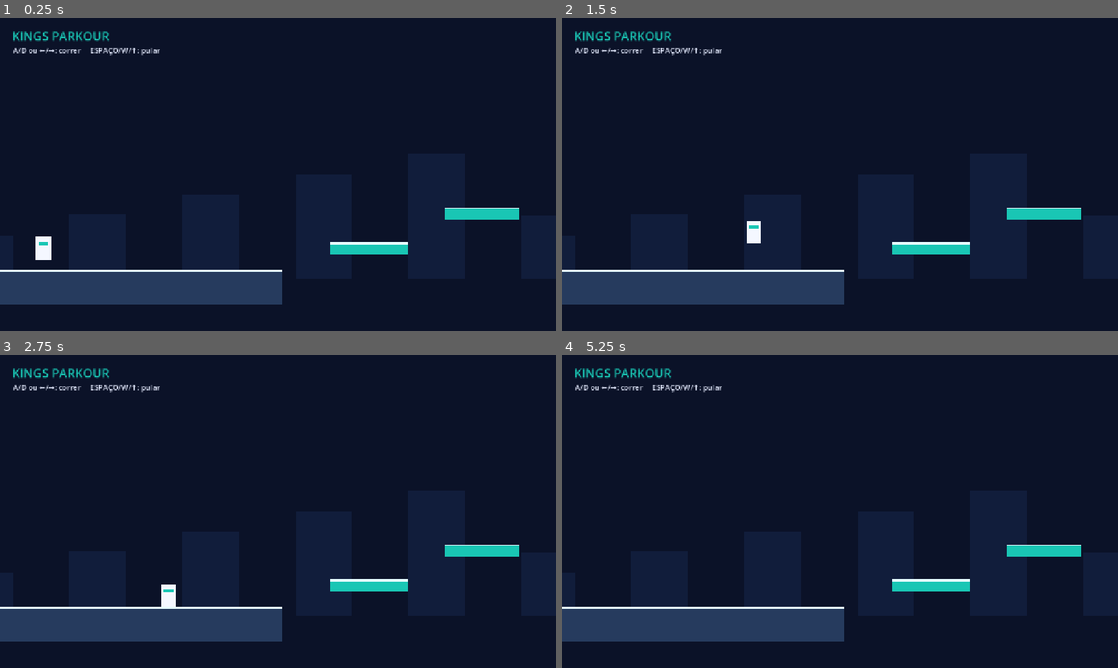
Above: before the commit, frames 1-4 (two rows, left to right).
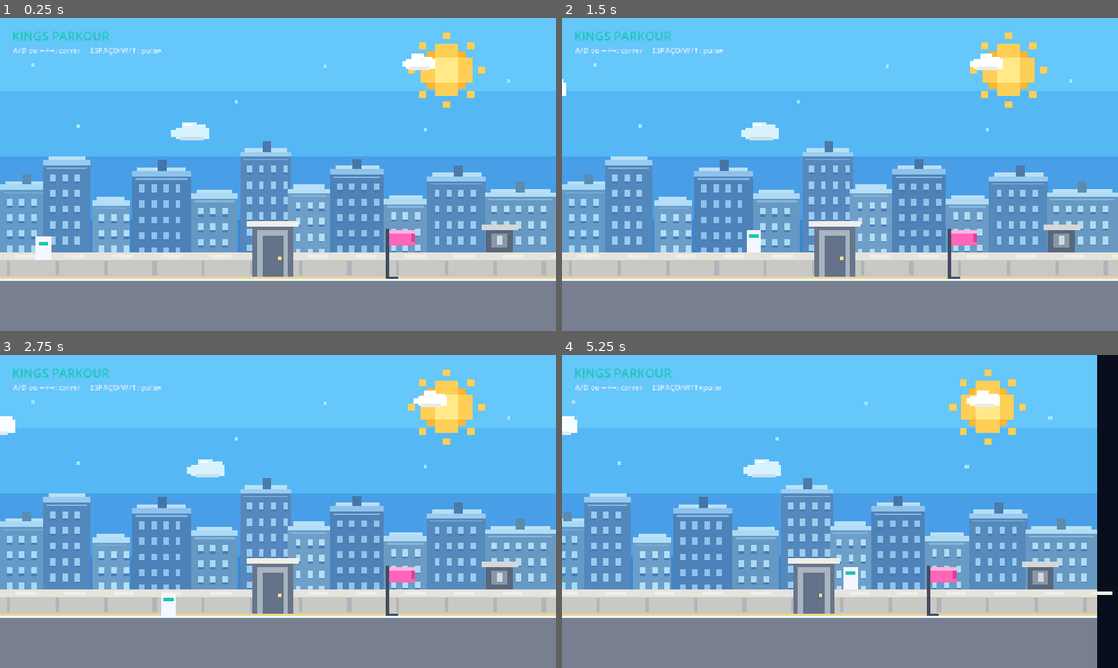
Above: after the commit, the same moments.

Repository: zamuuk13-sketch/MY-GAMES
Game: Godot game, scene res://Main.tscn
Same seed, same stepped clock (60 frames per second), same inputs: the game is played once before the commit and once after it.
Inputs:
- Up to frame 1 (0.25 s): no input
- Up to frame 2 (1.5 s): hold D (move_right) from 0.53 s (still down); tap Space (jump) at 0.77 s
- Up to frame 3 (2.75 s): tap Space (jump) at 1.52 s; release D (move_right) at 2.03 s; hold A (move_left) from 2.03 s (still down)
- Up to frame 4 (5.25 s): release A (move_left) at 2.78 s; hold D (move_right) 2.78-4.28 s; tap Space (jump) at 3.02, 3.77, 4.52 s; hold A (move_left) 4.28-5.03 s; hold D (move_right) from 5.03 s (still down)

The runs differ from the first frame. In frame 1, 100% of the frame differs, in the area x 0-100%, y 0-100%; in frame 2, 100%; in frame 3, 100%; in frame 4, 97%.

Commit message:
Use animated pixel-art rooftop as Kings Parkour starting level

Diff:
--- a/KINGS_PARKOUR/Main.gd
+++ b/KINGS_PARKOUR/Main.gd
@@ -8,7 +8,7 @@
 var player: CharacterBody2D
 var camera: Camera2D
 var status_label: Label
-var finish_x := 0.0
+var finish_x := 999999.0
 var respawn_point := Vector2(100, 480)
 
 func _ready() -> void:
@@ -18,37 +18,17 @@
 	_build_hud()
 
 func _build_background() -> void:
-	var bg := ColorRect.new()
-	bg.color = Color("#0b1228")
-	bg.position = Vector2(-2000, -1500)
-	bg.size = Vector2(9000, 3000)
-	bg.z_index = -100
-	add_child(bg)
-
-	# Decorative skyline in the distance.
-	for i in range(30):
-		var building := ColorRect.new()
-		var h := 100.0 + float((i * 47) % 190)
-		building.color = Color("#111d3b")
-		building.position = Vector2(i * 260.0 - 100.0, 600.0 - h)
-		building.size = Vector2(130.0, h)
-		building.z_index = -50
-		add_child(building)
+	# Detailed pixel-art rooftop scene; the artwork is authored at 320x180.
+	var rooftop := preload("res://rooftop_start.tscn").instantiate()
+	rooftop.scale = Vector2(4.0, 4.0)
+	rooftop.z_index = -20
+	add_child(rooftop)
 
 func _build_level() -> void:
-	_add_platform(Vector2(300, 620), Vector2(700, 80), Color("#263b5e"))
-	_add_platform(Vector2(850, 530), Vector2(180, 28), Color("#19c6b4"))
-	_add_platform(Vector2(1110, 450), Vector2(170, 28), Color("#19c6b4"))
-	_add_platform(Vector2(1370, 370), Vector2(170, 28), Color("#19c6b4"))
-	_add_platform(Vector2(1630, 470), Vector2(190, 28), Color("#ffb84d"))
-	_add_platform(Vector2(1930, 390), Vector2(170, 28), Color("#19c6b4"))
-	_add_platform(Vector2(2200, 310), Vector2(180, 28), Color("#19c6b4"))
-	_add_platform(Vector2(2480, 430), Vector2(240, 28), Color("#ffb84d"))
-	_add_platform(Vector2(2810, 350), Vector2(190, 28), Color("#19c6b4"))
-	_add_platform(Vector2(3140, 270), Vector2(240, 28), Color("#19c6b4"))
-	_add_platform(Vector2(3510, 500), Vector2(650, 80), Color("#263b5e"))
-	finish_x = 3750.0
-	_add_finish_flag(Vector2(finish_x, 430))
+	# The rooftop is currently one continuous, walkable starting area.
+	# Artwork floor begins at y=600 after 4x scaling.
+	_add_platform(Vector2(640, 660), Vector2(1280, 120), Color("#777f91"))
+	finish_x = 999999.0
 
 func _add_platform(center: Vector2, dimensions: Vector2, tint: Color) -> void:
 	var body := StaticBody2D.new()
@@ -170,6 +150,3 @@
 	if player.position.y > 950:
 		player.position = respawn_point
 		player.velocity = Vector2.ZERO
-
-	if player.position.x >= finish_x - 30:
-		status_label.text = "VOCÊ VENCEU! KING DO PARKOUR!  —  Continue correndo para explorar."
